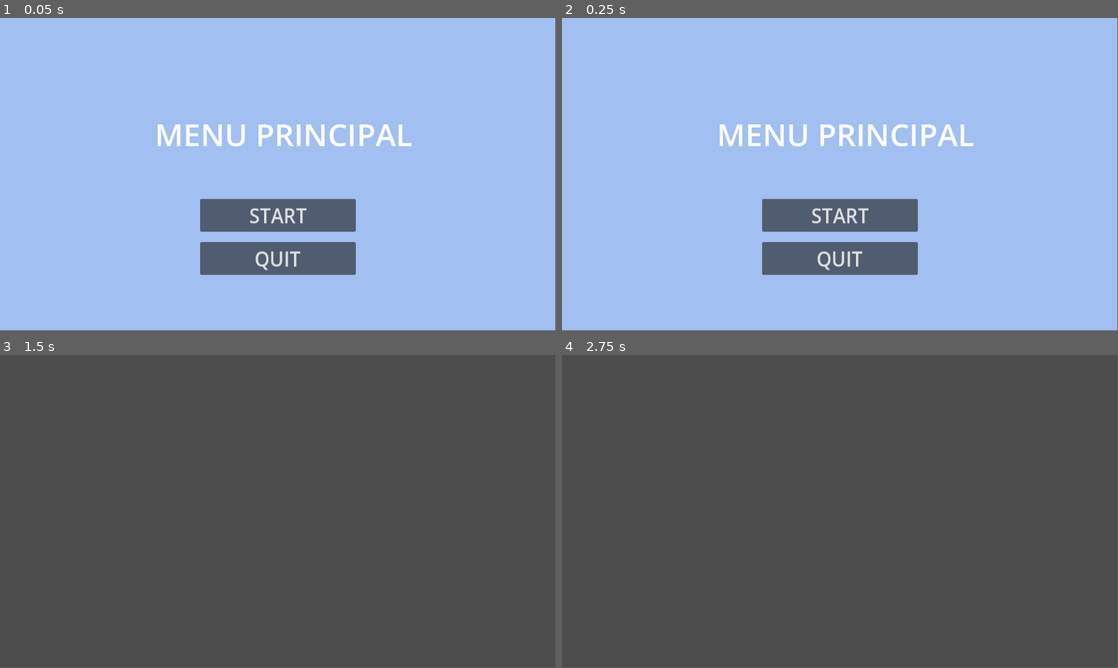
Above: before the commit, frames 1-4 (two rows, left to right).
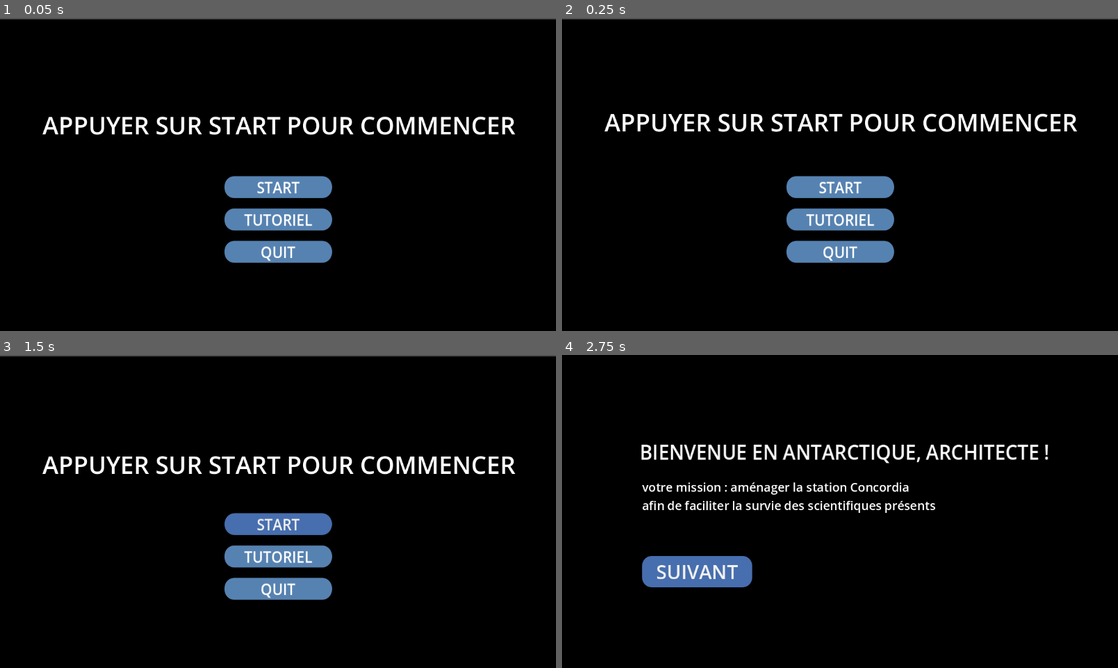
Above: after the commit, the same moments.

Repository: ygr671/beyond-the-ice
Game: Godot game, scene res://menu_principal/menu_principal.tscn
Same seed, same stepped clock (60 frames per second), same inputs: the game is played once before the commit and once after it.
Inputs (mouse positions are in pixels of both pictures, inside the frame that each line leads up to):
- Up to frame 1 (0.05 s): no input
- Up to frame 2 (0.25 s): no input
- Up to frame 3 (1.5 s): click (278, 555) at 0.5 s, where only the run after the commit has a clickable "TUTORIEL"; click (278, 524) at 1.25 s, where only the run after the commit has a clickable "START"
- Up to frame 4 (2.75 s): click (695, 570) at 2 s, where only the run after the commit has a clickable "SUIVANT"
In our replay, the window is 799x449 before the commit and 800x450 after it. These sizes can differ from the game's own. Grey fills any space a smaller window leaves; there, only what the larger window draws over its background counts as a difference.

The runs differ from the first frame. In frame 1, 100% of the frame differs, in the area x 0-100%, y 0-100%; in frame 2, 100%; in frame 3, 99%; in frame 4, 99%.

Commit message:
ajout d'un tutoriel

Diff:
--- a/menu_principal/menu_principal.gd
+++ b/menu_principal/menu_principal.gd
@@ -1,11 +1,18 @@
 extends Control
 @onready var gamePlay = preload("res://main_scene.tscn")
+@onready var tuto = preload("res://tuto//scene1.tscn")
 
 
 
 func _on_start_btn_button_down() -> void:
+	await get_tree().create_timer(1).timeout
 	get_tree().change_scene_to_packed(gamePlay)
 
 
 func _on_quit_btn_button_down() -> void:
 	get_tree().quit()
+
+
+func _on_tutorial_button_down() -> void:
+	await get_tree().create_timer(1).timeout
+	get_tree().change_scene_to_packed(tuto)
--- a/menu_principal/menu_principal.tscn
+++ b/menu_principal/menu_principal.tscn
@@ -1,16 +1,111 @@
-[gd_scene load_steps=5 format=3 uid="uid://db51o88uxdxf7"]
+[gd_scene load_steps=17 format=3 uid="uid://db51o88uxdxf7"]
 
-[ext_resource type="Script" uid="uid://d3pdk5x7ot8qo" path="res://menu_principal.gd" id="1_bj1uy"]
+[ext_resource type="Script" uid="uid://d3pdk5x7ot8qo" path="res://menu_principal/menu_principal.gd" id="1_bj1uy"]
+[ext_resource type="Script" uid="uid://bahgxce5lcc2" path="res://menu_principal/title.gd" id="2_liwpa"]
 
 [sub_resource type="Gradient" id="Gradient_gmcsc"]
-offsets = PackedFloat32Array(0.9285714)
-colors = PackedColorArray(0.63331676, 0.7521588, 0.9422589, 1)
+offsets = PackedFloat32Array(0.89880955)
+colors = PackedColorArray(0, 0, 0, 1)
 
 [sub_resource type="GradientTexture1D" id="GradientTexture1D_ul6ys"]
 gradient = SubResource("Gradient_gmcsc")
 
+[sub_resource type="SystemFont" id="SystemFont_n806c"]
+
+[sub_resource type="FontVariation" id="FontVariation_liwpa"]
+base_font = SubResource("SystemFont_n806c")
+
 [sub_resource type="LabelSettings" id="LabelSettings_ns3he"]
-font_size = 64
+font = SubResource("FontVariation_liwpa")
+font_size = 50
+
+[sub_resource type="StyleBoxFlat" id="StyleBoxFlat_n806c"]
+bg_color = Color(0.3372549, 0.50980395, 0.69411767, 1)
+corner_radius_top_left = 20
+corner_radius_top_right = 20
+corner_radius_bottom_right = 20
+corner_radius_bottom_left = 20
+
+[sub_resource type="StyleBoxFlat" id="StyleBoxFlat_liwpa"]
+bg_color = Color(0.2784314, 0.43137255, 0.68235296, 1)
+border_width_left = 10
+border_width_top = 10
+border_width_right = 10
+border_width_bottom = 10
+border_color = Color(0.2784314, 0.43137255, 0.68235296, 1)
+corner_radius_top_left = 20
+corner_radius_top_right = 20
+corner_radius_bottom_right = 20
+corner_radius_bottom_left = 20
+
+[sub_resource type="StyleBoxFlat" id="StyleBoxFlat_5pxfp"]
+bg_color = Color(0.2784314, 0.43137255, 0.68235296, 1)
+border_width_left = 5
+border_width_top = 5
+border_width_right = 5
+border_width_bottom = 5
+border_color = Color(0.2784314, 0.43137255, 0.68235296, 1)
+corner_radius_top_left = 20
+corner_radius_top_right = 20
+corner_radius_bottom_right = 20
+corner_radius_bottom_left = 20
+
+[sub_resource type="StyleBoxFlat" id="StyleBoxFlat_h33ay"]
+bg_color = Color(0.3372549, 0.50980395, 0.69411767, 1)
+corner_radius_top_left = 20
+corner_radius_top_right = 20
+corner_radius_bottom_right = 20
+corner_radius_bottom_left = 20
+
+[sub_resource type="StyleBoxFlat" id="StyleBoxFlat_kbxwo"]
+bg_color = Color(0.2784314, 0.43137255, 0.68235296, 1)
+border_width_left = 5
+border_width_top = 5
+border_width_right = 5
+border_width_bottom = 5
+border_color = Color(0.2784314, 0.43137255, 0.68235296, 1)
+corner_radius_top_left = 20
+corner_radius_top_right = 20
+corner_radius_bottom_right = 20
+corner_radius_bottom_left = 20
+
+[sub_resource type="StyleBoxFlat" id="StyleBoxFlat_x57wl"]
+bg_color = Color(0.2784314, 0.43137255, 0.68235296, 1)
+border_width_left = 10
+border_width_top = 10
+border_width_right = 10
+border_width_bottom = 10
+border_color = Color(0.2784314, 0.43137255, 0.68235296, 1)
+corner_radius_top_left = 20
+corner_radius_top_right = 20
+corner_radius_bottom_right = 20
+corner_radius_bottom_left = 20
+
+[sub_resource type="StyleBoxFlat" id="StyleBoxFlat_ll0w1"]
+bg_color = Color(0.3372549, 0.50980395, 0.69411767, 1)
+corner_radius_top_left = 20
+corner_radius_top_right = 20
+corner_radius_bottom_right = 20
+corner_radius_bottom_left = 20
+
+[sub_resource type="StyleBoxFlat" id="StyleBoxFlat_g85l6"]
+bg_color = Color(0.2784314, 0.43137255, 0.68235296, 1)
+corner_radius_top_left = 20
+corner_radius_top_right = 20
+corner_radius_bottom_right = 20
+corner_radius_bottom_left = 20
+
+[sub_resource type="StyleBoxFlat" id="StyleBoxFlat_80s3h"]
+bg_color = Color(0.2784314, 0.43137255, 0.68235296, 1)
+border_width_left = 10
+border_width_top = 10
+border_width_right = 10
+border_width_bottom = 10
+border_color = Color(0.2784314, 0.43137255, 0.68235296, 1)
+corner_radius_top_left = 20
+corner_radius_top_right = 20
+corner_radius_bottom_right = 20
+corner_radius_bottom_left = 20
 
 [node name="menu_principal" type="Control"]
 layout_mode = 3
@@ -26,6 +121,8 @@
 anchors_preset = 15
 anchor_right = 1.0
 anchor_bottom = 1.0
+offset_top = 3.0
+offset_bottom = 3.0
 grow_horizontal = 2
 grow_vertical = 2
 texture = SubResource("GradientTexture1D_ul6ys")
@@ -35,40 +132,64 @@
 anchors_preset = 5
 anchor_left = 0.5
 anchor_right = 0.5
-offset_left = -255.0
-offset_top = 197.0
-offset_right = 280.0
-offset_bottom = 285.0
+offset_left = -488.0
+offset_top = 184.0
+offset_right = 499.0
+offset_bottom = 300.0
 grow_horizontal = 2
-text = "MENU PRINCIPAL"
+theme_override_colors/font_color = Color(0.9062946, 0.9030634, 0.8064097, 1)
+theme_override_font_sizes/font_size = 50
+text = "APPUYER SUR START POUR COMMENCER"
 label_settings = SubResource("LabelSettings_ns3he")
+script = ExtResource("2_liwpa")
 
 [node name="VBoxContainer" type="VBoxContainer" parent="."]
 layout_mode = 1
-anchors_preset = 7
+anchors_preset = 8
 anchor_left = 0.5
-anchor_top = 1.0
+anchor_top = 0.5
 anchor_right = 0.5
-anchor_bottom = 1.0
-offset_left = -161.0
-offset_top = -278.00003
-offset_right = 162.0
-offset_bottom = -120.59265
+anchor_bottom = 0.5
+offset_left = -111.0
+offset_top = -3.0
+offset_right = 112.0
+offset_bottom = 175.14813
 grow_horizontal = 2
-grow_vertical = 0
+grow_vertical = 2
 scale = Vector2(1, 1.0799999)
 theme_override_constants/separation = 20
 alignment = 1
 
 [node name="startBtn" type="Button" parent="VBoxContainer"]
 layout_mode = 2
-theme_override_font_sizes/font_size = 40
+focus_mode = 0
+theme_override_colors/font_color = Color(1, 1, 1, 1)
+theme_override_font_sizes/font_size = 30
+theme_override_styles/normal = SubResource("StyleBoxFlat_n806c")
+theme_override_styles/pressed = SubResource("StyleBoxFlat_liwpa")
+theme_override_styles/hover = SubResource("StyleBoxFlat_5pxfp")
 text = "START"
+
+[node name="tutorial" type="Button" parent="VBoxContainer"]
+layout_mode = 2
+focus_mode = 0
+theme_override_colors/font_color = Color(1, 1, 1, 1)
+theme_override_font_sizes/font_size = 30
+theme_override_styles/normal = SubResource("StyleBoxFlat_h33ay")
+theme_override_styles/pressed = SubResource("StyleBoxFlat_kbxwo")
+theme_override_styles/hover = SubResource("StyleBoxFlat_x57wl")
+text = "TUTORIEL"
 
 [node name="quitBtn" type="Button" parent="VBoxContainer"]
 layout_mode = 2
-theme_override_font_sizes/font_size = 40
+focus_mode = 0
+theme_override_colors/font_color = Color(1, 1, 1, 1)
+theme_override_font_sizes/font_size = 30
+theme_override_styles/normal = SubResource("StyleBoxFlat_ll0w1")
+theme_override_styles/pressed = SubResource("StyleBoxFlat_g85l6")
+theme_override_styles/hover = SubResource("StyleBoxFlat_80s3h")
 text = "QUIT"
 
 [connection signal="button_down" from="VBoxContainer/startBtn" to="." method="_on_start_btn_button_down"]
+[connection signal="button_down" from="VBoxContainer/tutorial" to="." method="_on_tutorial_button_down"]
 [connection signal="button_down" from="VBoxContainer/quitBtn" to="." method="_on_quit_btn_button_down"]
--- /dev/null
+++ b/menu_principal/title.gd
@@ -0,0 +1,17 @@
+extends Label
+
+var amplitude = 10
+var speed = 3
+var base_position : Vector2
+var last_toggle_time : int = 0
+
+
+func _ready():
+	base_position = position
+	last_toggle_time = Time.get_ticks_msec()
+
+
+@warning_ignore("unused_parameter")
+func _process(delta: float):
+	var current_time = Time.get_ticks_msec()
+	position.y = base_position.y + sin(current_time * speed * 0.001) * amplitude
--- a/project.godot
+++ b/project.godot
@@ -15,6 +15,10 @@
 config/features=PackedStringArray("4.5", "Forward Plus")
 config/icon="res://icon.svg"
 
+[display]
+
+window/stretch/mode="viewport"
+
 [dotnet]
 
 project/assembly_name="beyond-the-ice"
--- /dev/null
+++ b/tuto/scene1.tscn
@@ -0,0 +1,124 @@
+[gd_scene load_steps=11 format=3 uid="uid://c7hyhf6kuibb1"]
+
+[sub_resource type="Gradient" id="Gradient_i5ff3"]
+offsets = PackedFloat32Array(0.9166667)
+colors = PackedColorArray(0, 0, 0, 1)
+
+[sub_resource type="GradientTexture1D" id="GradientTexture1D_bvlox"]
+gradient = SubResource("Gradient_i5ff3")
+
+[sub_resource type="SystemFont" id="SystemFont_bvlox"]
+
+[sub_resource type="FontVariation" id="FontVariation_8flpx"]
+base_font = SubResource("SystemFont_bvlox")
+
+[sub_resource type="SystemFont" id="SystemFont_i5ff3"]
+
+[sub_resource type="LabelSettings" id="LabelSettings_8flpx"]
+font = SubResource("SystemFont_i5ff3")
+font_size = 40
+
+[sub_resource type="LabelSettings" id="LabelSettings_i5ff3"]
+font_size = 25
+
+[sub_resource type="StyleBoxFlat" id="StyleBoxFlat_i5ff3"]
+bg_color = Color(0.3372549, 0.50980395, 0.69411767, 1)
+border_width_left = 5
+border_width_top = 5
+border_width_right = 5
+border_width_bottom = 5
+border_color = Color(0.3372549, 0.50980395, 0.69411767, 1)
+corner_radius_top_left = 20
+corner_radius_top_right = 20
+corner_radius_bottom_right = 20
+corner_radius_bottom_left = 20
+
+[sub_resource type="StyleBoxFlat" id="StyleBoxFlat_bvlox"]
+bg_color = Color(0.2784314, 0.43137255, 0.68235296, 1)
+border_width_left = 5
+border_width_top = 5
+border_width_right = 5
+border_width_bottom = 5
+border_color = Color(0.2784314, 0.43137255, 0.68235296, 1)
+corner_radius_top_left = 20
+corner_radius_top_right = 20
+corner_radius_bottom_right = 20
+corner_radius_bottom_left = 20
+
+[sub_resource type="StyleBoxFlat" id="StyleBoxFlat_8flpx"]
+bg_color = Color(0.2784314, 0.43137255, 0.68235296, 1)
+border_color = Color(0.2784314, 0.43137255, 0.68235296, 1)
+corner_radius_top_left = 20
+corner_radius_top_right = 20
+corner_radius_bottom_right = 20
+corner_radius_bottom_left = 20
+
+[node name="scene1" type="Control"]
+layout_mode = 3
+anchors_preset = 15
+anchor_right = 1.0
+anchor_bottom = 1.0
+grow_horizontal = 2
+grow_vertical = 2
+
+[node name="scene1_tuto" type="TextureRect" parent="."]
+layout_mode = 1
+anchors_preset = 15
+anchor_right = 1.0
+anchor_bottom = 1.0
+grow_horizontal = 2
+grow_vertical = 2
+texture = SubResource("GradientTexture1D_bvlox")
+
+[node name="titre" type="Label" parent="."]
+layout_mode = 1
+anchors_preset = 5
+anchor_left = 0.5
+anchor_right = 0.5
+offset_left = -415.0
+offset_top = 171.00002
+offset_right = 435.0
+offset_bottom = 226.00002
+grow_horizontal = 2
+scale = Vector2(0.9982238, 1.0635657)
+theme_override_fonts/font = SubResource("FontVariation_8flpx")
+text = "BIENVENUE EN ANTARCTIQUE, ARCHITECTE !"
+label_settings = SubResource("LabelSettings_8flpx")
+
+[node name="mission" type="Label" parent="."]
+layout_mode = 1
+anchors_preset = 8
+anchor_left = 0.5
+anchor_top = 0.5
+anchor_right = 0.5
+anchor_bottom = 0.5
+offset_left = -410.0
+offset_top = -68.0
+offset_right = 211.0
+offset_bottom = 5.0
+grow_horizontal = 2
+grow_vertical = 2
+theme_override_font_sizes/font_size = 35
+text = "votre mission : aménager la station Concordia
+afin de faciliter la survie des scientifiques présents"
+label_settings = SubResource("LabelSettings_i5ff3")
+
+[node name="suivant" type="Button" parent="."]
+layout_mode = 1
+anchors_preset = 8
+anchor_left = 0.5
+anchor_top = 0.5
+anchor_right = 0.5
+anchor_bottom = 0.5
+offset_left = -410.0
+offset_top = 92.0
+offset_right = -182.0
+offset_bottom = 157.0
+grow_horizontal = 2
+grow_vertical = 2
+focus_mode = 0
+theme_override_font_sizes/font_size = 40
+theme_override_styles/normal = SubResource("StyleBoxFlat_i5ff3")
+theme_override_styles/pressed = SubResource("StyleBoxFlat_bvlox")
+theme_override_styles/hover = SubResource("StyleBoxFlat_8flpx")
+text = "SUIVANT"
Not shown, added: menu_principal/title.gd.uid
